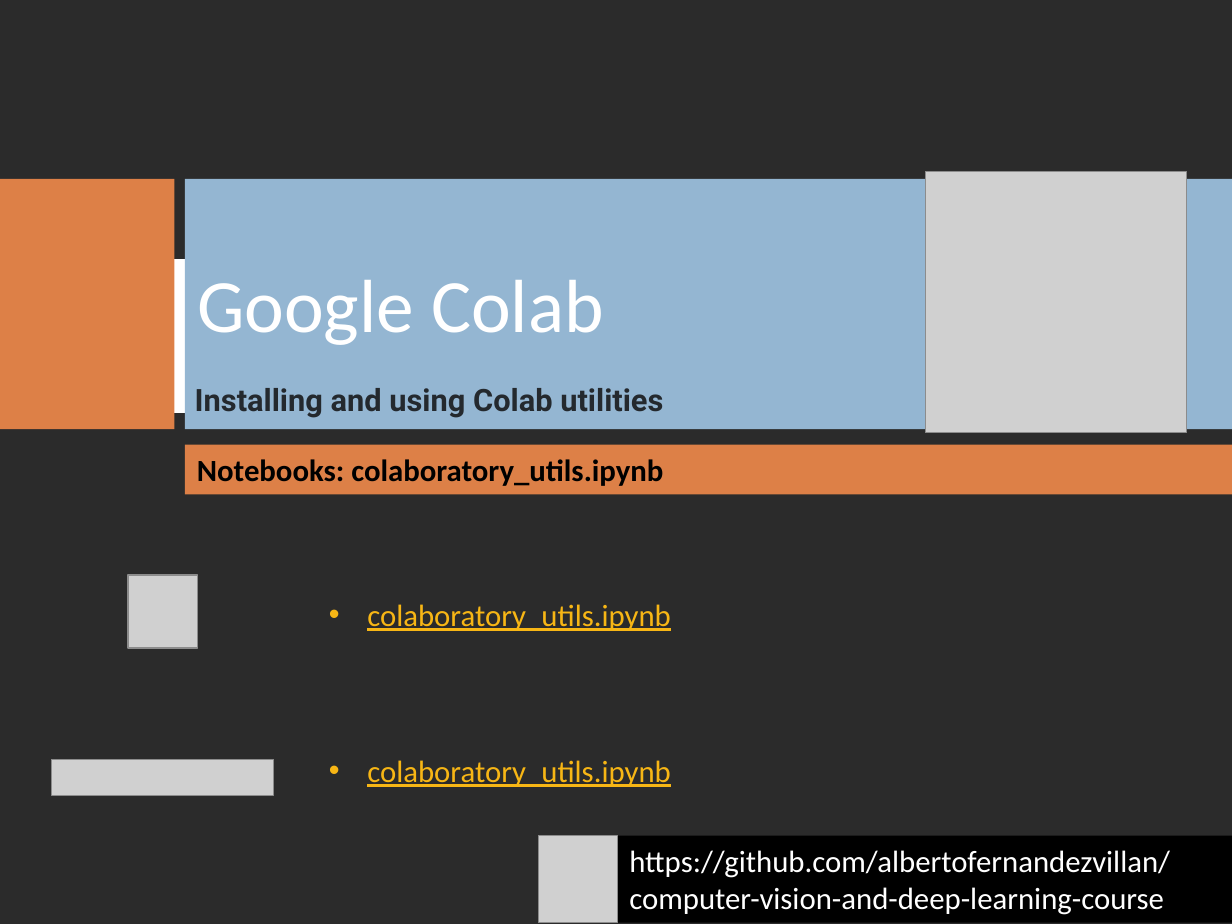
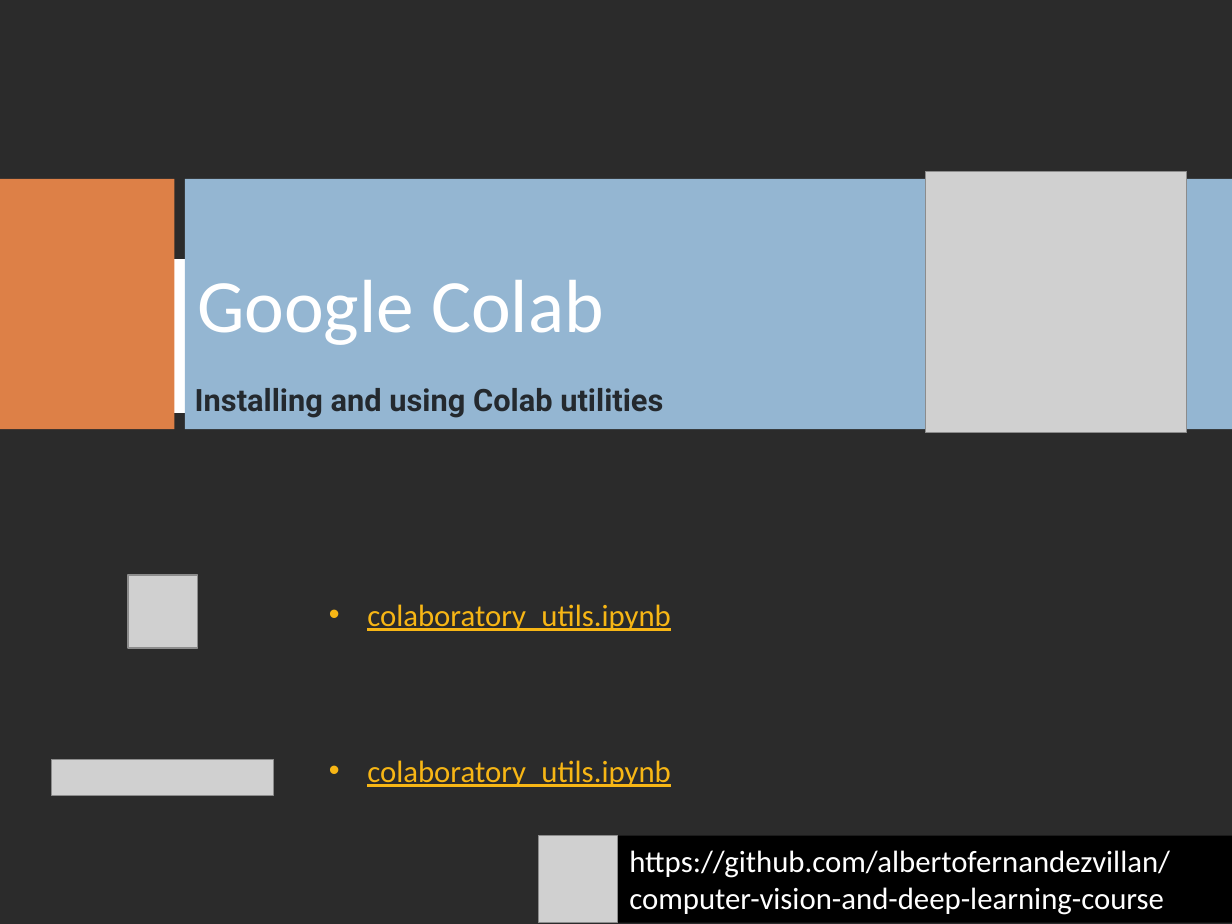
Before and after one commit to albertofernandezvillan/computer-vision-and-deep-learning-course, a slide deck: slide 2 of presentations/Install_colab_utilities.pptx. Drawn at 1232x924 pixels with LibreOffice and Linux fonts; fonts in the diff are those of the drawing; grey boxes stand for pictures; background and template pictures are left out; a plain dark background stands for a picture behind light text. Boxes give left, top, right and bottom in pixels: in the first picture for what was removed or moved away, otherwise in the second. Text is boxed around its words. In the diff, an @@ line names an element or a change of style, - is before the commit and + after.

```diff
--- a/presentations/Install_colab_utilities.pptx
+++ b/presentations/Install_colab_utilities.pptx
@@ rectangle removed at [185, 445, 1232, 494] @@
-Notebooks: colaboratory_utils.ipynb
```
